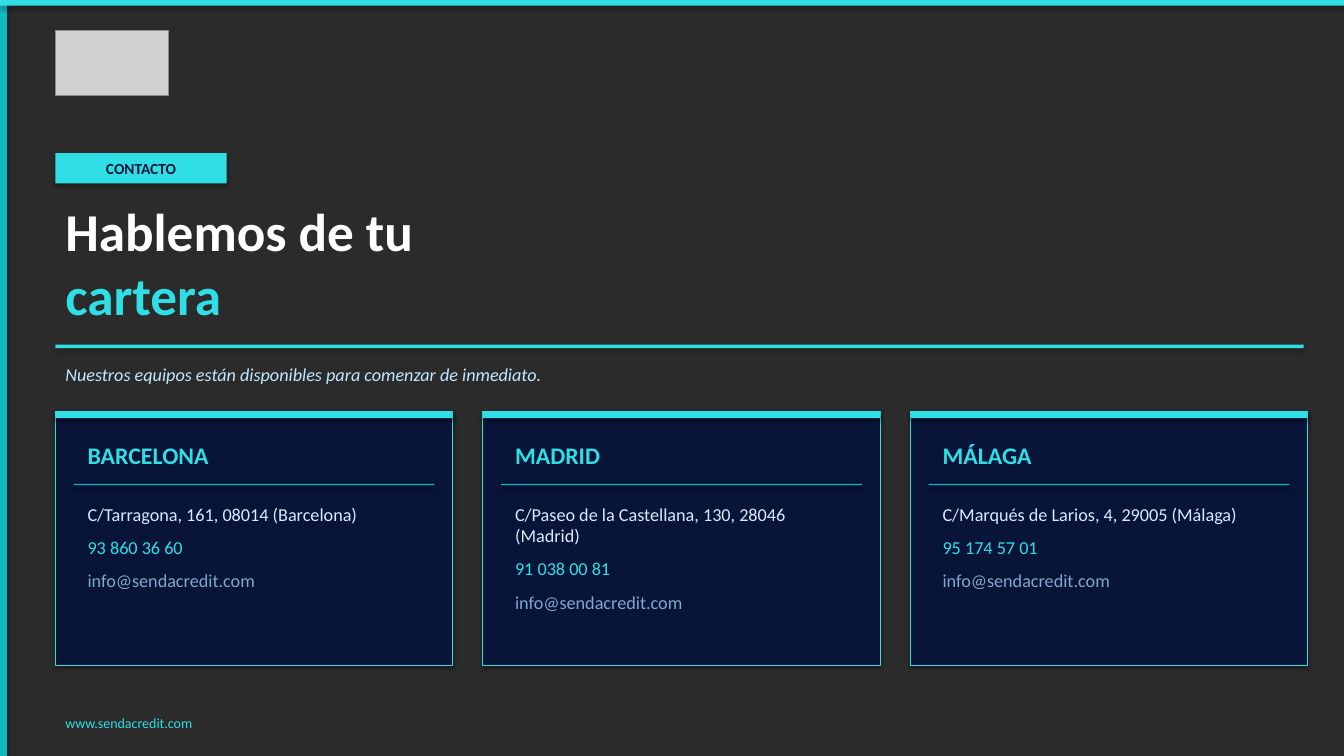
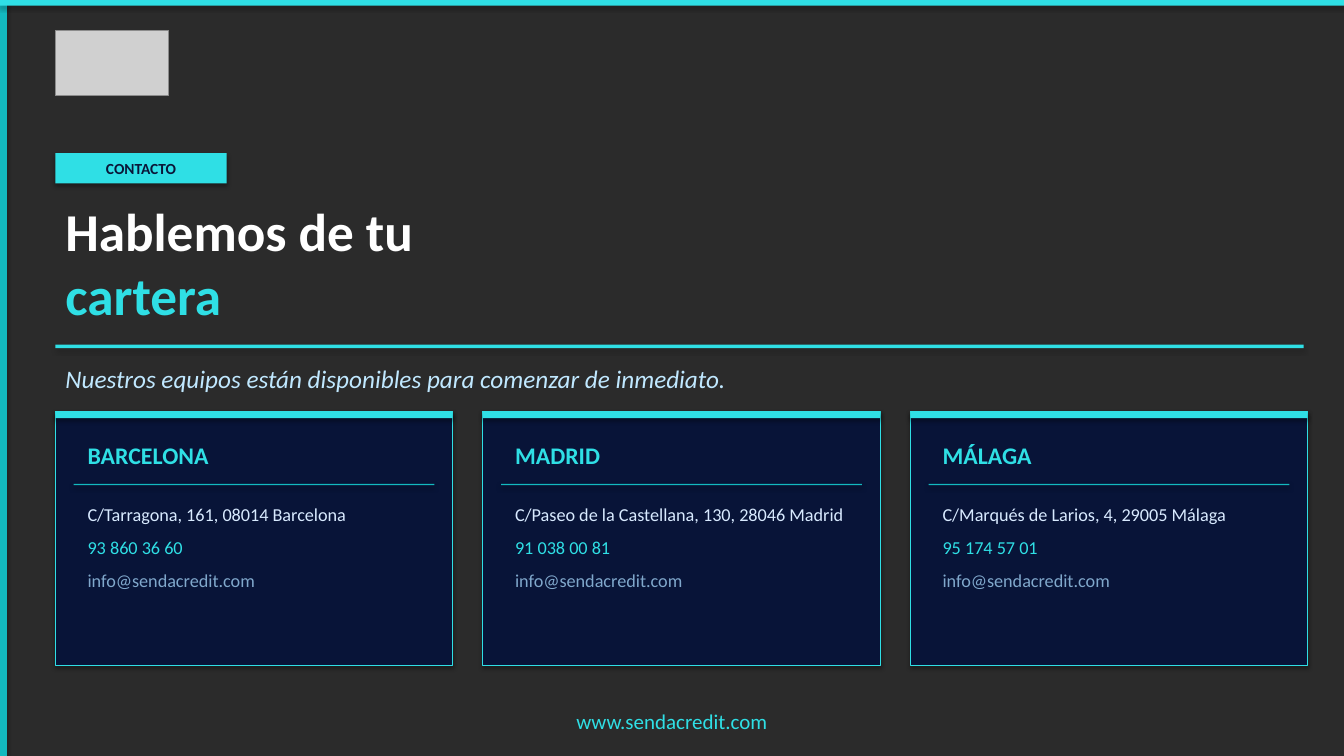
Before and after one commit to alejandroas010/alepixel-web, a slide deck: slide 7 of sendacredit_propuesta.pptx. Drawn at 1344x756 pixels with LibreOffice and Linux fonts; fonts in the diff are those of the drawing; grey boxes stand for pictures; background and template pictures are left out; a plain dark background stands for a picture behind light text. Boxes give left, top, right and bottom in pixels: in the first picture for what was removed or moved away, otherwise in the second. Text is boxed around its words. In the diff, an @@ line names an element or a change of style, - is before the commit and + after.

```diff
--- a/sendacredit_propuesta.pptx
+++ b/sendacredit_propuesta.pptx
@@ text "Nuestros equipos están disponibles para ..." at (65,370,726,392): size 13 to 18 pt @@
@@ text at (88,508,346,524): text changed @@
-C/Tarragona, 161, 08014 (Barcelona)
+C/Tarragona, 161, 08014 Barcelona
@@ text at (515,508,843,523): text changed @@
-C/Paseo de la Castellana, 130, 28046 (Madrid)
+C/Paseo de la Castellana, 130, 28046 Madrid
@@ text at (943,508,1226,524): text changed @@
-C/Marqués de Larios, 4, 29005 (Málaga)
+C/Marqués de Larios, 4, 29005 Málaga
@@ text "www.sendacredit.com": place and size @@
-text "www.sendacredit.com" at (65,718,192,728)
+text "www.sendacredit.com" at (576,714,767,729)
@@ text "www.sendacredit.com" at (576,714,767,729): size 10 to 15 pt; alignment left to centre @@
```
Also in this commit, not shown: 1 other file.
